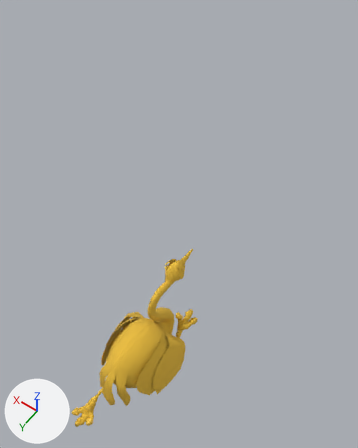
The FBX model Little-Final/Assets/Artwork/Actors/Niandu/Animations/Niandu.fbx, before and after one commit.
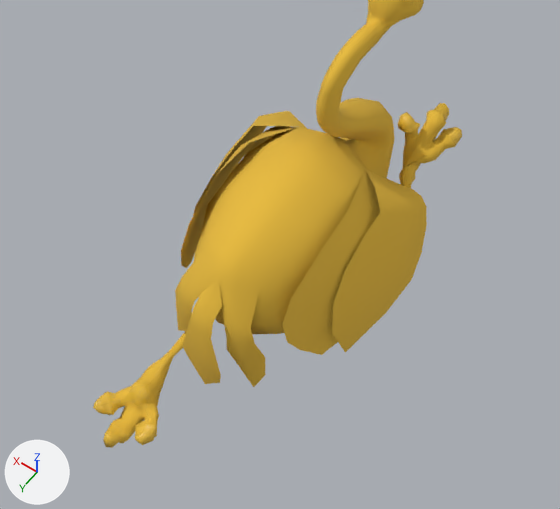
Old and new are each drawn whole from a 50 mm camera at (-10.6, 9.5, 39.3) aimed at (1.0, -6.8, 13.8) and again close up on the part from 11% to 65% of the width and 61% to 100% of the height. Arrows for +X, +Y and +Z are at lower left; the lights stay in place. Both versions are drawn at frame 33 of the action 'niandu|Run'; the numbers are the values there.

The first close-up shows 'cuerpo'.
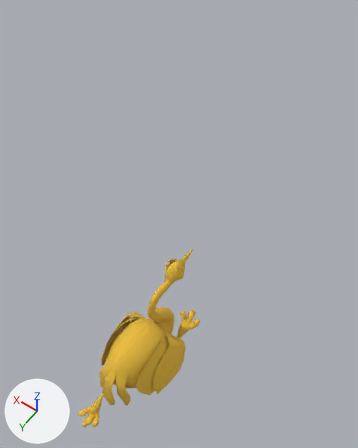
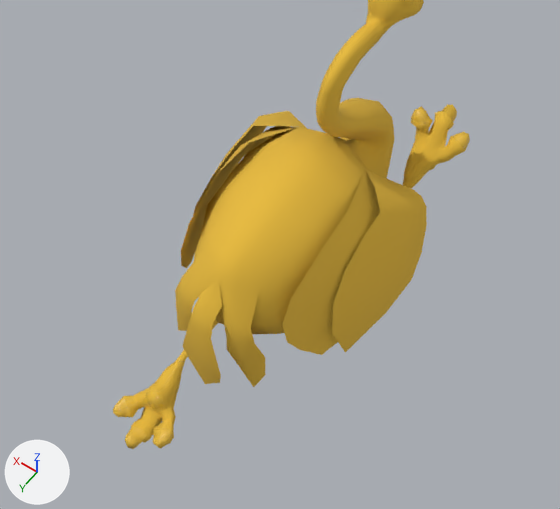
Boxes (x1, y1, x2, y2) around the edits, measured in the close-ups (560 x 509 px):
```json
{"object": "cuerpo", "change": "posed", "before": [93, 0, 462, 448], "after": [113, 0, 470, 449]}
{"bone": "thigh.L", "before": "(271, 228) to (220, 297)", "after": "(271, 228) to (222, 300)"}
{"bone": "toe.L", "before": "(145, 388) to (130, 431)", "after": "(160, 392) to (154, 425)"}
{"bone": "thigh.R", "before": "(325, 266) to (409, 258)", "after": "(325, 266) to (362, 249)"}
{"bone": "shin.R", "before": "(409, 258) to (406, 186)", "after": "(362, 249) to (407, 186)"}
{"bone": "toe.R", "before": "(414, 163) to (435, 116)", "after": "(423, 163) to (442, 117)"}
{"bone": "t_ring.001.R", "before": "(425, 158) to (440, 145)", "after": "(434, 158) to (451, 153)"}
{"bone": "t_ring.002.R", "before": "(440, 145) to (462, 128)", "after": "(451, 153) to (468, 132)"}
{"bone": "t_index.001.R", "before": "(412, 149) to (411, 134)", "after": "(421, 149) to (422, 131)"}
```

Scene script edits in JSON lines:
```json
{"block": "bone_thigh_l", "where": "bone_thigh_l = bpy.data.objects['niandu'].pose.bones['thigh.L']  # child of 'spine.004'"}
{"op": "set", "path": "bone_thigh_l.rotation_quaternion", "old": "(0.829, 0.517, -0.176, -0.118)", "new": "(0.899, 0.428, -0.071, -0.06)", "note": "degrees (66, -10, -23) -> degrees (51, -4, -10)"}
{"block": "bone_toe_l", "where": "bone_toe_l = bpy.data.objects['niandu'].pose.bones['toe.L']  # child of 'foot.L'"}
{"op": "set", "path": "bone_toe_l.rotation_quaternion", "old": "(0.96, -0.2, 0.104, -0.166)", "new": "(0.979, -0.19, 0.04, -0.067)", "note": "degrees (-25, 8, -21) -> degrees (-22, 3, -8)"}
{"block": "bone_thigh_r", "where": "bone_thigh_r = bpy.data.objects['niandu'].pose.bones['thigh.R']  # child of 'spine.004'"}
{"op": "set", "path": "bone_thigh_r.rotation_quaternion", "old": "(0.528, -0.301, -0.126, 0.784)", "new": "(0.842, -0.538, -0.038, 0.021)", "note": "degrees (-33, 20, 106) -> degrees (-65, -2, 4)"}
{"block": "bone_shin_r", "where": "bone_shin_r = bpy.data.objects['niandu'].pose.bones['shin.R']  # child of 'thigh.R'"}
{"op": "set", "path": "bone_shin_r.rotation_quaternion", "old": "(0.951, -0.308, 0.008, 0.018)", "new": "(0.987, -0.159, 0.004, 0.009)", "note": "degrees (-36, 2, 2) -> degrees (-18, 1, 1)"}
{"block": "bone_toe_r", "where": "bone_toe_r = bpy.data.objects['niandu'].pose.bones['toe.R']  # child of 'foot.R'"}
{"op": "set", "path": "bone_toe_r.rotation_quaternion", "old": "(0.537, -0.197, 0.215, -0.791)", "new": "(0.97, -0.236, 0.018, -0.059)", "note": "degrees (-34, -5, -110) -> degrees (-27, 0, -7)"}
{"block": "bone_t_ring_001_r", "where": "bone_t_ring_001_r = bpy.data.objects['niandu'].pose.bones['t_ring.001.R']  # child of 'toes_parent.R'"}
{"op": "set", "path": "bone_t_ring_001_r.rotation_quaternion", "old": "(0.969, -0.245, -0.011, 0.036)", "new": "(0.99, 0.028, -0.025, -0.137)", "note": "degrees (-28, 0, 4) -> degrees (4, -2, -16)"}
{"block": "bone_t_ring_002_r", "where": "bone_t_ring_002_r = bpy.data.objects['niandu'].pose.bones['t_ring.002.R']  # child of 't_ring.001.R'"}
{"op": "set", "path": "bone_t_ring_002_r.rotation_quaternion", "old": "(0.995, 0.028, -0.009, -0.098)", "new": "(0.955, -0.225, 0.011, 0.192)", "note": "degrees (3, -1, -11) -> degrees (-25, 6, 21)"}
{"block": "bone_t_index_001_r", "where": "bone_t_index_001_r = bpy.data.objects['niandu'].pose.bones['t_index.001.R']  # child of 'toes_parent.R'"}
{"op": "set", "path": "bone_t_index_001_r.rotation_quaternion", "old": "(0.952, 0.301, -0.015, -0.044)", "new": "(0.99, 0.13, -0.007, -0.049)", "note": "degrees (35, 0, -5) -> degrees (15, 0, -6)"}
```
